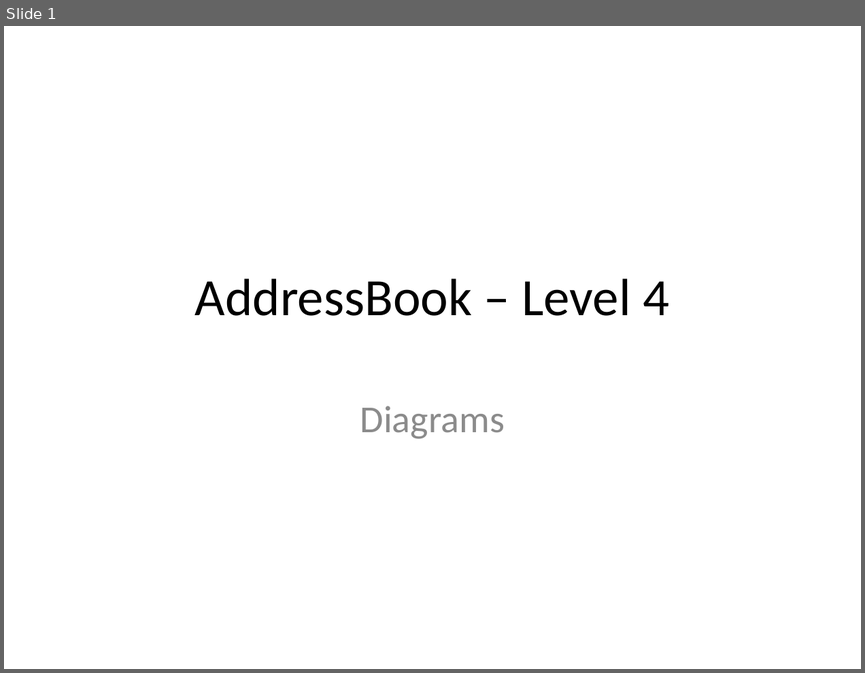
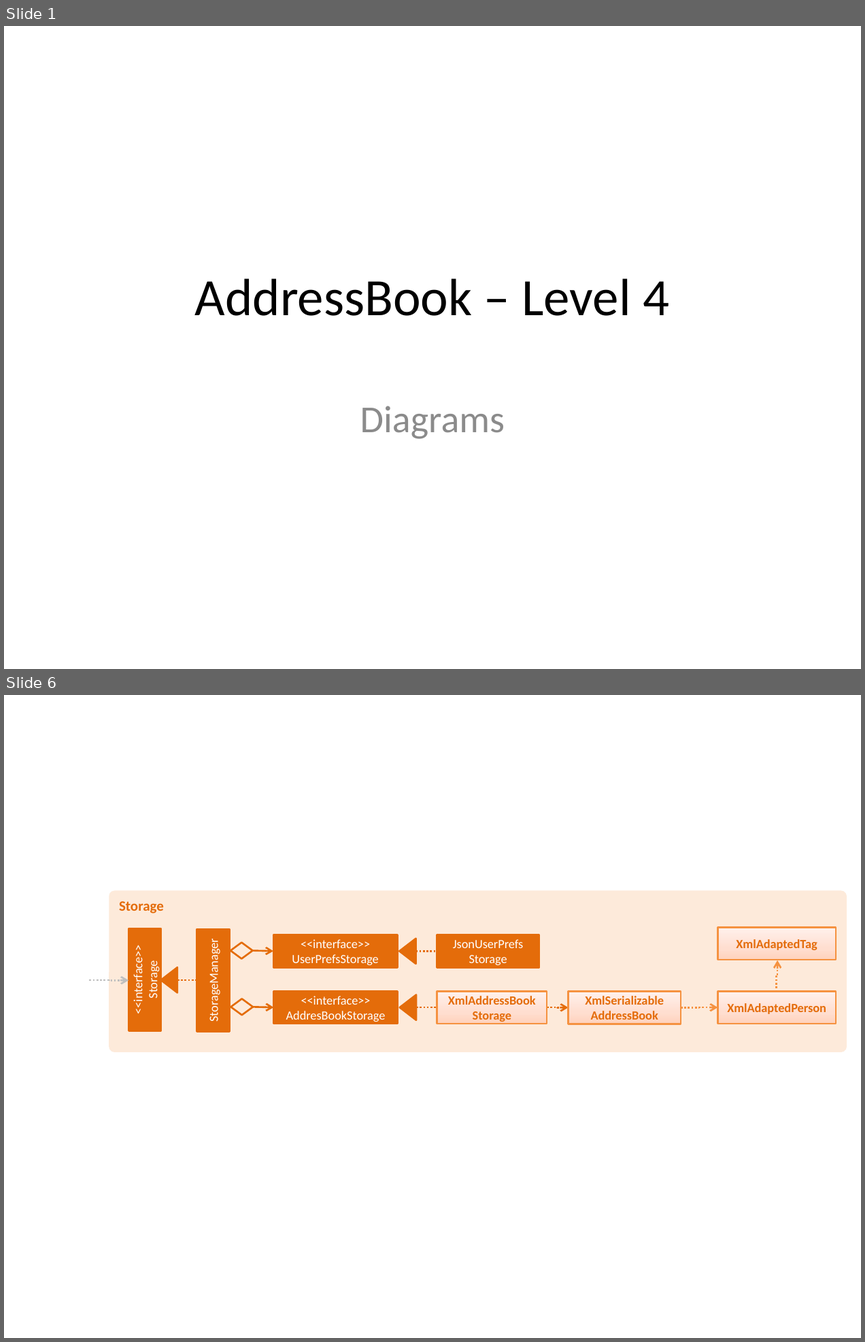
Before and after one commit to se-edu/addressbook-level4, a slide deck: docs/diagrams/Diagrams.pptx. Shown one above the other, each under a label of ours: slide 1 before the commit, slides 1 and 6 after it; the slides between them are not shown. The pictures are 865x673 and 865x1342 pixels, drawn with LibreOffice and Linux fonts; fonts in the diff are those of the drawing. Boxes give left, top, right and bottom in pixels: in the first picture for what was removed or moved away, otherwise in the second. Text is boxed around its words. In the diff, an @@ line names an element or a change of style, - is before the commit and + after.

```diff
--- a/docs/diagrams/Diagrams.pptx
+++ b/docs/diagrams/Diagrams.pptx
@@ slide 6 added at box(4, 695, 861, 1338), background #FFFFFF @@
@@ rounded rectangle added at box(109, 890, 847, 1051), fill #FDEADA, 12 pt, text #E46C0A, bold @@
+Storage
@@ rectangle added at box(129, 928, 162, 1031), fill #E46C0A, outline #E46C0A 1.5 pt, 10.5 pt, text #FFFFFF @@
+<<interface>>
+Storage
@@ rectangle added at box(197, 929, 229, 1032), fill #E46C0A, outline #E46C0A 1.5 pt, 10.5 pt, text #FFFFFF @@
+StorageManager
@@ rectangle added at box(273, 935, 397, 968), fill #E46C0A, outline #E46C0A 1.5 pt, 10.5 pt, text #FFFFFF @@
+<<interface>>
+UserPrefsStorage
@@ triangle added at box(399, 938, 415, 964), fill #E46C0A, outline #E46C0A 1.5 pt @@
@@ rectangle added at box(436, 935, 540, 968), fill #E46C0A, outline #E46C0A 1.5 pt, 10.5 pt, text #FFFFFF @@
+JsonUserPrefs
+Storage
@@ rectangle added at box(718, 927, 836, 960), fill gradient #FFD2BD to #FFDED0 to #FFF2ED, outline #F69240 1.5 pt, 10.5 pt, text #E46C0A, bold @@
+XmlAdaptedTag
@@ diamond added at box(230, 943, 252, 959), outline #E46C0A 1.5 pt @@
@@ arrow added from (252, 950) to (273, 951), #E46C0A 1.5 pt @@
@@ elbow line added from (416, 951) to (436, 951), #E46C0A 1.5 pt dashed @@
@@ elbow arrow added from (90, 979) to (128, 981), #BFBFBF 1.5 pt dashed @@
@@ triangle added at box(161, 967, 177, 993), fill #E46C0A, outline #E46C0A 1.5 pt @@
@@ line added from (177, 979) to (198, 979), #E46C0A 1.5 pt dashed @@
@@ elbow arrow added from (776, 991) to (777, 961), #F69240 1.5 pt dashed @@
@@ diamond added at box(231, 998, 254, 1015), outline #E46C0A 1.5 pt @@
@@ rectangle added at box(274, 991, 398, 1023), fill #E46C0A, outline #E46C0A 1.5 pt, 10.5 pt, text #FFFFFF @@
+<<interface>>
+AddresBookStorage
@@ triangle added at box(400, 994, 417, 1020), fill #E46C0A, outline #E46C0A 1.5 pt @@
@@ rectangle added at box(436, 991, 547, 1023), fill gradient #FFD2BD to #FFDED0 to #FFF2ED, outline #F69240 1.5 pt, 10.5 pt, text #E46C0A, bold @@
+XmlAddressBook
+Storage
@@ rectangle added at box(568, 991, 680, 1024), fill gradient #FFD2BD to #FFDED0 to #FFF2ED, outline #F69240 1.5 pt, 10.5 pt, text #E46C0A, bold @@
+XmlSerializable
+AddressBook
@@ rectangle added at box(718, 991, 836, 1024), fill gradient #FFD2BD to #FFDED0 to #FFF2ED, outline #F69240 1.5 pt, 10.5 pt, text #E46C0A, bold @@
+XmlAdaptedPerson
@@ arrow added from (254, 1007) to (274, 1007), #E46C0A 1.5 pt @@
@@ elbow line added from (416, 1007) to (436, 1007), #E46C0A 1.5 pt dashed @@
@@ elbow arrow added from (547, 1007) to (568, 1008), #E46C0A 1.5 pt dashed @@
@@ elbow arrow added from (681, 1008) to (718, 1008), #F69240 1.5 pt dashed @@
```
Also in this commit, not shown: 1 slide changed, 3 other slides added, 2 slides removed, 1 other file.
